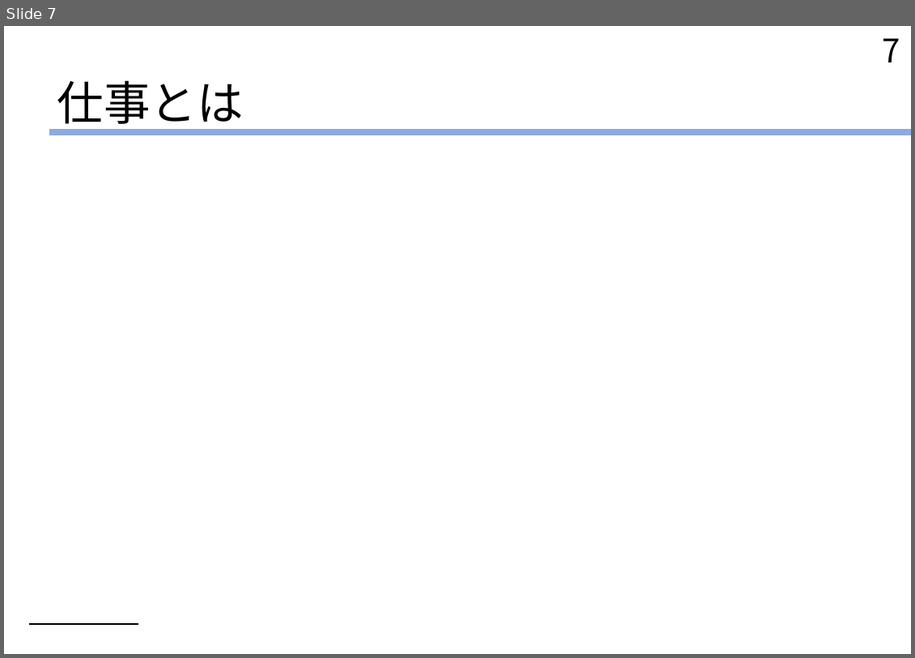
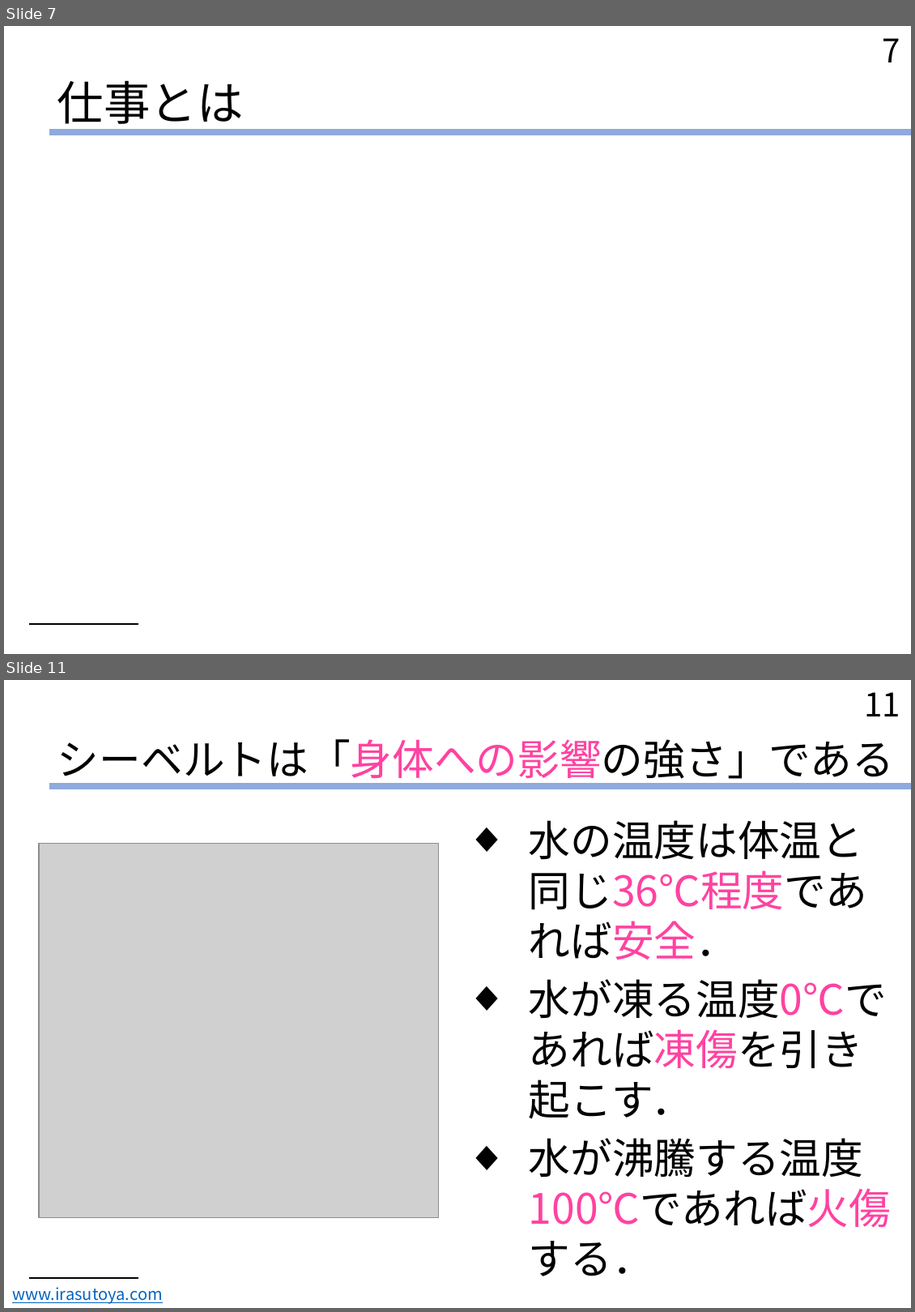
Before and after one commit to Kitocya/kitocya.github.io, a slide deck: JPL/JPL03_slide_energy.pptx. Shown one above the other, each under a label of ours: slide 7 before the commit, slides 7 and 11 after it; the slides between them are not shown. The pictures are 915x658 and 915x1312 pixels, drawn with LibreOffice and Linux fonts; fonts in the diff are those of the drawing; grey boxes stand for pictures. Boxes give left, top, right and bottom in pixels: in the first picture for what was removed or moved away, otherwise in the second. Text is boxed around its words. In the diff, an @@ line names an element or a change of style, - is before the commit and + after.

```diff
--- a/JPL/JPL03_slide_energy.pptx
+++ b/JPL/JPL03_slide_energy.pptx
@@ slide 11 added at (x1=4, y1=680, x2=911, y2=1308), background #FFFFFF; not listed: 2 template elements that a slide beside it also shows @@
@@ page number added at (x1=865, y1=692, x2=901, y2=716), 28 pt, text #000000 @@
+11
@@ title added at (x1=57, y1=739, x2=894, y2=786), 36 pt, text #000000 @@
+シーベルトは「身体への影響の強さ」である
@@ text added at (x1=529, y1=820, x2=891, y2=1228), 36 pt, text #000000 @@
+◆ 水の温度は体温と同じ36℃程度であれば安全．
+◆ 水が凍る温度0℃であれば凍傷を引き起こす．
+◆ 水が沸騰する温度100℃であれば火傷する．
@@ picture added at (x1=39, y1=844, x2=439, y2=1219) @@
@@ text added at (x1=12, y1=1287, x2=163, y2=1304), 14 pt, text #0563C1, underline @@
+www.irasutoya.com
```
Also in this commit, not shown: 1 slide changed, 3 other slides added.
